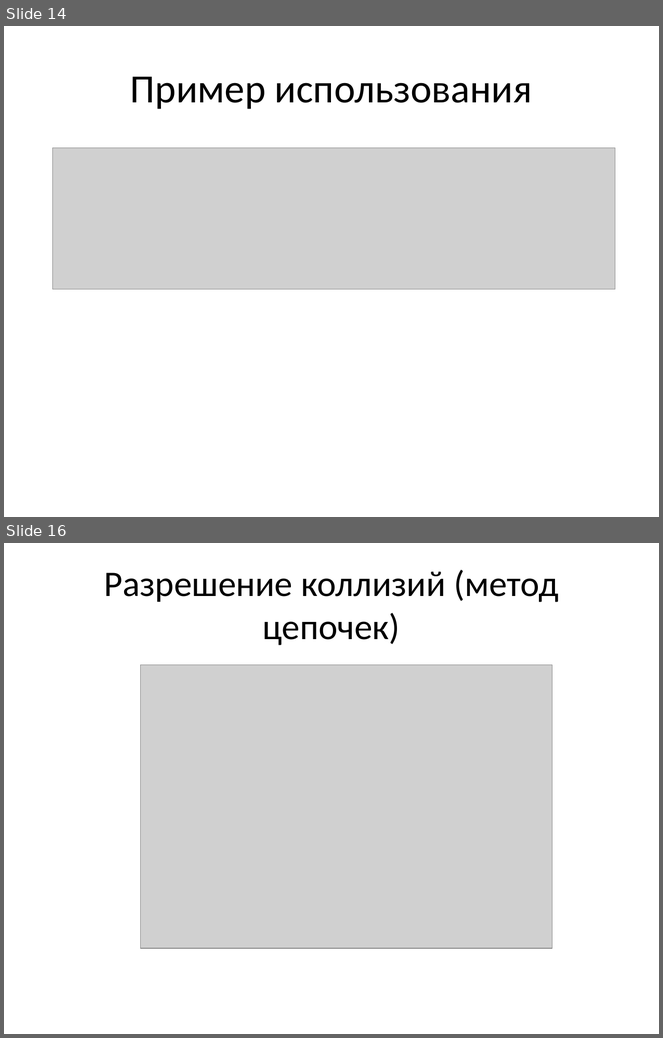
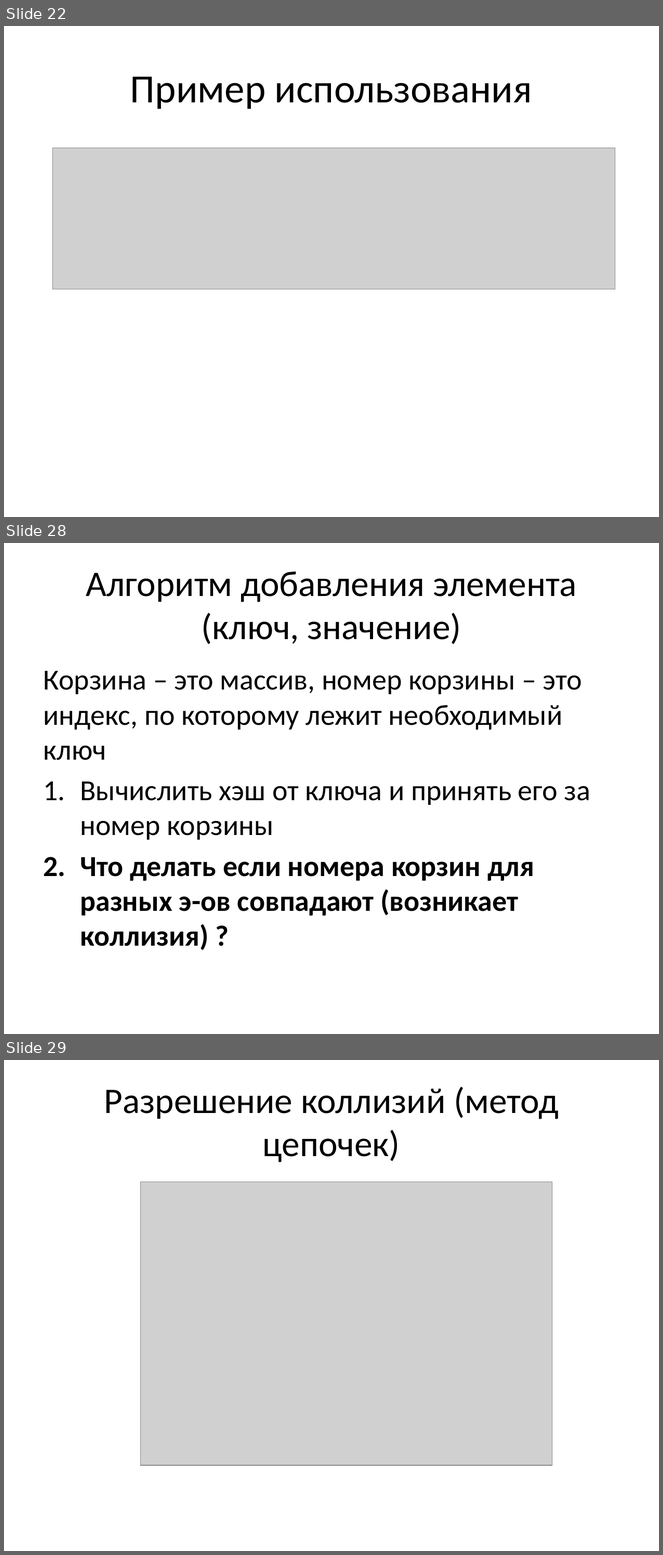
Before and after one commit to smoly-kuzstu/lections, a slide deck: lections/lesson05/Lection5.pptx. Shown one above the other, each under a label of ours: slides 14 and 16 before the commit, slides 22, 28 and 29 after it; the slides between them are not shown. The pictures are 663x1038 and 663x1555 pixels, drawn with LibreOffice and Linux fonts; fonts in the diff are those of the drawing; grey boxes stand for pictures. Boxes give left, top, right and bottom in pixels: in the first picture for what was removed or moved away, otherwise in the second. Text is boxed around its words. In the diff, an @@ line names an element or a change of style, - is before the commit and + after.

```diff
--- a/lections/lesson05/Lection5.pptx
+++ b/lections/lesson05/Lection5.pptx
@@ slide 28 added at box(4, 543, 659, 1034), background #FFFFFF @@
@@ title added at box(86, 572, 577, 644), 39.6 pt, text #000000 @@
+Алгоритм добавления элемента (ключ, значение)
@@ text added at box(44, 671, 591, 951), 32 pt, text #000000 @@
+Корзина – это массив, номер корзины – это индекс, по которому лежит необходимый ключ
+1. Вычислить хэш от ключа и принять его за номер корзины
+2. Что делать если номера корзин для разных э-ов совпадают (возникает коллизия) ?
@@ what was slide 14 is now slide 22 @@
@@ what was slide 16 is now slide 29 @@
```
Also in this commit, not shown: 6 slides changed, 25 other slides added, 4 slides removed.
